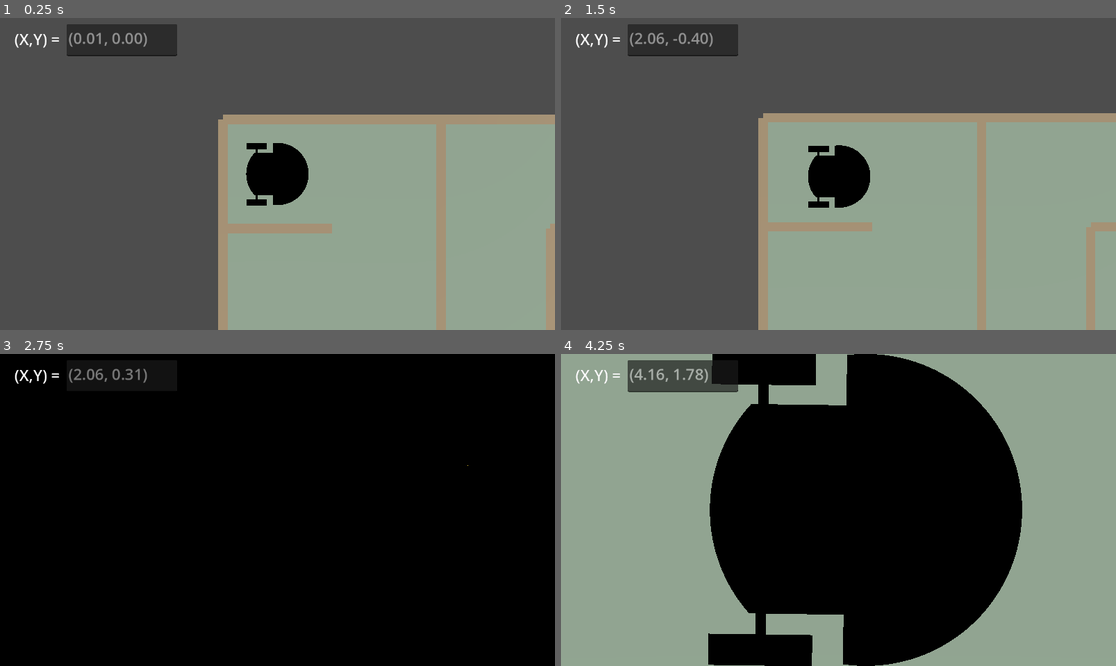
Above: before the commit, frames 1-4 (two rows, left to right).
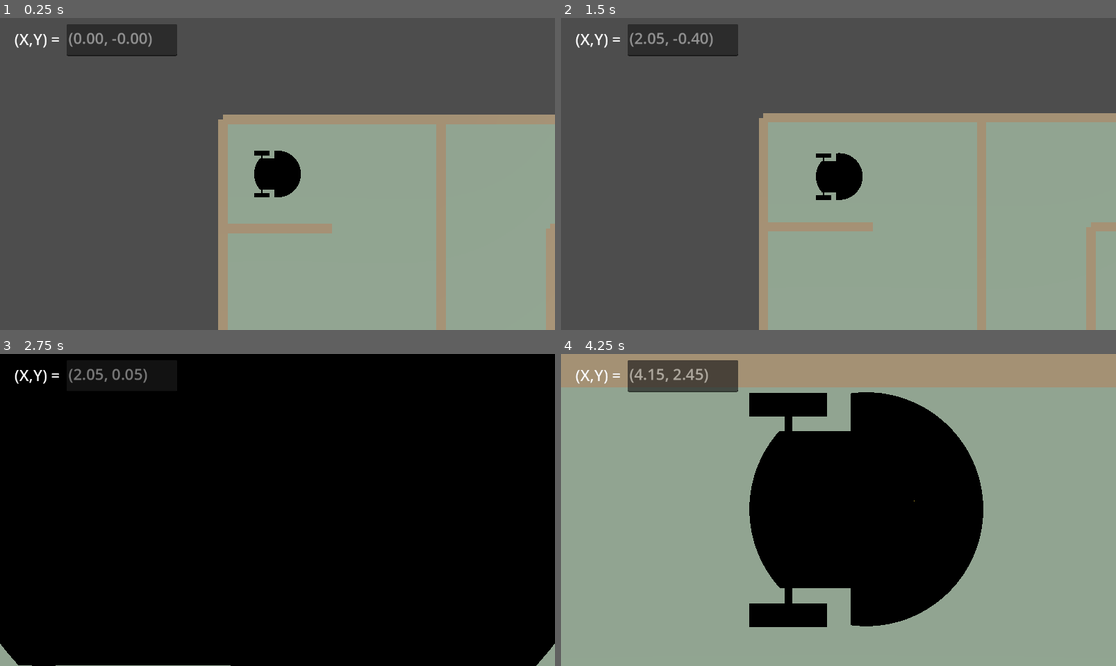
Above: after the commit, the same moments.

Repository: nameisalfio/q-learning-maze-robot
Game: Godot game, scene res://Maze.tscn
The game is run twice, just before and just after one commit, with the same random seed, the same clock (stepped at 60 frames per second) and the same inputs.
Inputs:
- Up to frame 1 (0.25 s): no input
- Up to frame 2 (1.5 s): tap Enter at 0.5 s; hold Up (move_up) 0.53-1.28 s; hold Right (move_dx) 0.53-1.28 s; hold Down (move_down) from 1.28 s (still down); tap Left (move_sx) at 1.35 s
- Up to frame 3 (2.75 s): release Down (move_down) at 2.03 s; hold Up (move_up) from 2.03 s (still down); hold ] (zoom_in) from 2.03 s (still down)
- Up to frame 4 (4.25 s): release ] (zoom_in) at 2.78 s; tap / (zoom_out) at 2.85 s; release Up (move_up) at 3.53 s; hold Down (move_down) from 3.53 s (still down); hold Right (move_dx) from 3.53 s (still down)

The runs differ from the first frame. In frame 1, 1.0% of the frame differs, in the area x 17-56%, y 4-61%; in frame 2, 1.0%; in frame 3, 0.4%; in frame 4, 27%, in the area x 0-100%, y 0-100%.

Commit message:
Rimpicciolisci robot in modo da evitare collisioni involontarie

Diff:
--- a/GodotProject/Maze.tscn
+++ b/GodotProject/Maze.tscn
@@ -1,22 +1,22 @@
 [gd_scene load_steps=9 format=3 uid="uid://bd37h5tsqm275"]
 
-[ext_resource type="Script" path="res://scripts/generate_maze.gd" id="1_byshg"]
+[ext_resource type="Script" uid="uid://bsod6pridw143" path="res://scripts/generate_maze.gd" id="1_byshg"]
 [ext_resource type="PackedScene" uid="uid://dbikic35gxbx7" path="res://DiffDriveRobot.tscn" id="2_vg3ne"]
-[ext_resource type="Script" path="res://scripts/camera.gd" id="3_byshg"]
-[ext_resource type="Script" path="res://scripts/robot.gd" id="4_m0p1e"]
+[ext_resource type="Script" uid="uid://cinxqrdyi4v6f" path="res://scripts/camera.gd" id="3_byshg"]
+[ext_resource type="Script" uid="uid://d0dxwvsahse1l" path="res://scripts/robot.gd" id="4_m0p1e"]
 
 [sub_resource type="PhysicsMaterial" id="PhysicsMaterial_qrwu0"]
 
 [sub_resource type="CylinderShape3D" id="CylinderShape3D_m0p1e"]
-height = 2.71609
-radius = 3.03223
+height = 1.98395
+radius = 2.271
 
 [sub_resource type="SphereShape3D" id="SphereShape3D_0ma3q"]
-radius = 0.41699
+radius = 0.301311
 
 [sub_resource type="CylinderShape3D" id="CylinderShape3D_cu42j"]
-height = 0.61438
-radius = 1.01416
+height = 0.451402
+radius = 0.756836
 
 [node name="World" type="Node3D"]
 
@@ -59,38 +59,38 @@
 script = ExtResource("4_m0p1e")
 
 [node name="Robot" parent="Robot" instance=ExtResource("2_vg3ne")]
-transform = Transform3D(0.04, 0, 0, 0, 0.04, 0, 0, 0, 0.04, 0, 0, 0)
+transform = Transform3D(0.03, 0, 0, 0, 0.03, 0, 0, 0, 0.03, 0, 0, 0)
 
 [node name="Area3D" type="Area3D" parent="Robot"]
 
 [node name="CorpoPrincipale" type="CollisionShape3D" parent="Robot/Area3D"]
-transform = Transform3D(1, 0, 0, 0, 1, 0, 0, 0, 1, 0, 1.7552, 0)
+transform = Transform3D(1, 0, 0, 0, 1, 0, 0, 0, 1, 0, 1.31505, 0)
 shape = SubResource("CylinderShape3D_m0p1e")
 
 [node name="PuntoAppoggio" type="CollisionShape3D" parent="Robot/Area3D"]
-transform = Transform3D(1, 0, 0, 0, 1, 0, 0, 0, 1, 1.99915, 0.383934, 0)
+transform = Transform3D(1, 0, 0, 0, 1, 0, 0, 0, 1, 1.48814, 0.339054, -0.0112949)
 shape = SubResource("SphereShape3D_0ma3q")
 
 [node name="RuotaDX" type="CollisionShape3D" parent="Robot/Area3D"]
-transform = Transform3D(1, 0, 0, 0, -4.37114e-08, 1, 0, -1, -4.37114e-08, -1.99789, 1.00394, 2.72622)
+transform = Transform3D(1, 0, 0, 0, -4.37114e-08, 1, 0, -1, -4.37114e-08, -1.50319, 0.753109, 2.0376)
 shape = SubResource("CylinderShape3D_cu42j")
 
 [node name="RuotaSX" type="CollisionShape3D" parent="Robot/Area3D"]
-transform = Transform3D(1, 0, 0, 0, -4.37114e-08, 1, 0, -1, -4.37114e-08, -1.99789, 1.00394, -2.67805)
+transform = Transform3D(1, 0, 0, 0, -4.37114e-08, 1, 0, -1, -4.37114e-08, -1.50164, 0.748492, -2.00985)
 shape = SubResource("CylinderShape3D_cu42j")
 
 [node name="CorpoPrincipale" type="CollisionShape3D" parent="Robot"]
-transform = Transform3D(1, 0, 0, 0, 1, 0, 0, 0, 1, 0, 1.7552, 0)
+transform = Transform3D(1, 0, 0, 0, 1, 0, 0, 0, 1, 0, 1.30262, 0)
 shape = SubResource("CylinderShape3D_m0p1e")
 
 [node name="PuntoAppoggio" type="CollisionShape3D" parent="Robot"]
-transform = Transform3D(1, 0, 0, 0, 1, 0, 0, 0, 1, 1.99915, 0.383934, 0)
+transform = Transform3D(1, 0, 0, 0, 1, 0, 0, 0, 1, 1.49849, 0.29008, 0)
 shape = SubResource("SphereShape3D_0ma3q")
 
 [node name="RuotaDX" type="CollisionShape3D" parent="Robot"]
-transform = Transform3D(1, 0, 0, 0, -4.37114e-08, 1, 0, -1, -4.37114e-08, -1.99789, 1.00394, 2.72622)
+transform = Transform3D(1, 0, 0, 0, -4.37114e-08, 1, 0, -1, -4.37114e-08, -1.49442, 0.750274, 2.04249)
 shape = SubResource("CylinderShape3D_cu42j")
 
 [node name="RuotaSX" type="CollisionShape3D" parent="Robot"]
-transform = Transform3D(1, 0, 0, 0, -4.37114e-08, 1, 0, -1, -4.37114e-08, -1.99789, 1.00394, -2.67805)
+transform = Transform3D(1, 0, 0, 0, -4.37114e-08, 1, 0, -1, -4.37114e-08, -1.49843, 0.750259, -2.00858)
 shape = SubResource("CylinderShape3D_cu42j")
--- a/GodotProject/project.godot
+++ b/GodotProject/project.godot
@@ -12,7 +12,7 @@
 
 config/name="Project"
 run/main_scene="res://Maze.tscn"
-config/features=PackedStringArray("4.3", "Forward Plus")
+config/features=PackedStringArray("4.4", "Forward Plus")
 run/max_fps=120
 config/icon="res://icon.svg"
 
Not shown, changed: GodotProject/differential_drive_bot.glb.import
Not shown, changed: RoboticAgent.py
Not shown, changed: project.ipynb
Not shown, removed: src/__init__.py
Not shown, removed: src/communication/__init__.py
Not shown, removed: src/communication/arduino_interface.py
Not shown, removed: src/environment/__init__.py
Not shown, removed: src/environment/enhanced_environment.py
Not shown, removed: src/environment/environment.py
Not shown, removed: src/environment/models/__init__.py
Not shown, removed: src/environment/models/dynamic_obstacle.py
Not shown, removed: src/environment/models/terrain.py
(and 20 more such lines)
